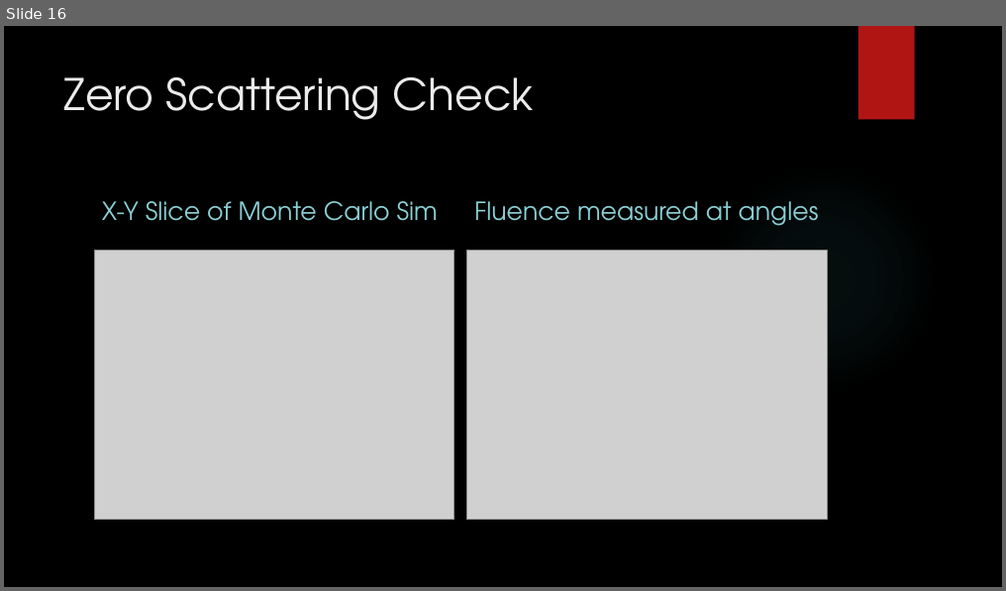
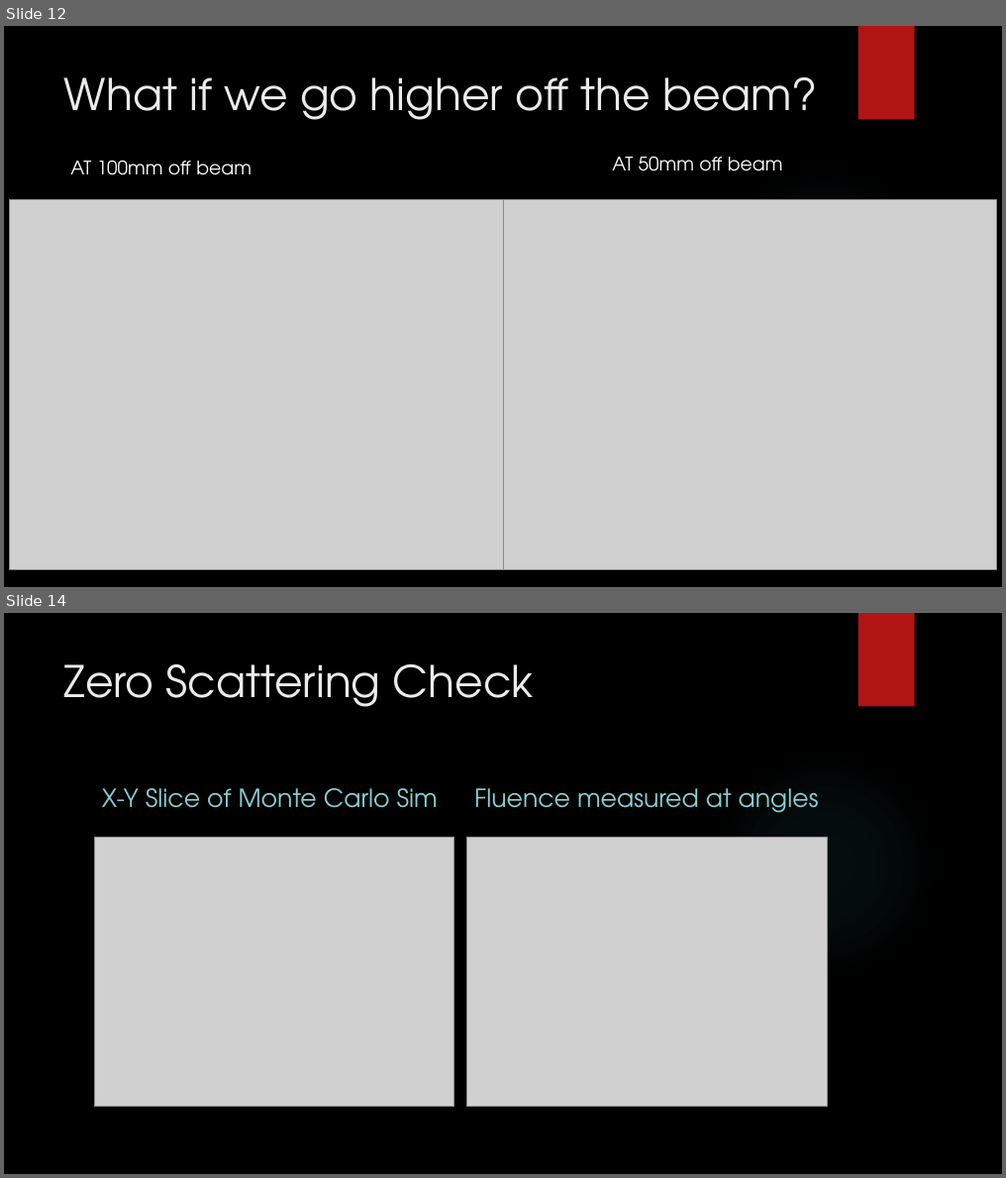
Before and after one commit to KAANVOLKAN05/GPGPU_Research, a slide deck: MonteCarlo/MonteCarloProj/Presentation for West River.pptx. Shown one above the other, each under a label of ours: slide 16 before the commit, slides 12 and 14 after it; the slides between them are not shown. The pictures are 1006x591 and 1006x1178 pixels, drawn with LibreOffice and Linux fonts; fonts in the diff are those of the drawing; grey boxes stand for pictures; background and template pictures are left out. Boxes give left, top, right and bottom in pixels: in the first picture for what was removed or moved away, otherwise in the second. Text is boxed around its words. In the diff, an @@ line names an element or a change of style, - is before the commit and + after.

```diff
--- a/MonteCarlo/MonteCarloProj/Presentation for West River.pptx
+++ b/MonteCarlo/MonteCarloProj/Presentation for West River.pptx
@@ slide 12 added at (4, 26, 1002, 587), background picture (left out); not listed: 2 template elements that a slide beside it also shows @@
@@ title added at (64, 77, 817, 120), 42 pt, text #EBEBEB @@
+What if we go higher off the beam?
@@ text added at (70, 161, 252, 175), 18 pt, text #FFFFFF @@
+AT 100mm off beam
@@ text added at (612, 157, 783, 172), 18 pt, text #FFFFFF @@
+AT 50mm off beam
@@ picture added at (9, 200, 503, 570) @@
@@ picture added at (503, 200, 997, 570) @@
@@ what was slide 16 is now slide 14 @@
```
Also in this commit, not shown: 5 slides changed, 2 other slides added, 8 slides removed, 1 other file.
